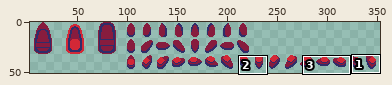
Pixel-art file, stored at src/assets/art/entities.aseprite. Above, an overview of the earlier version with the close-up marked.
Close-up. Before the commit:
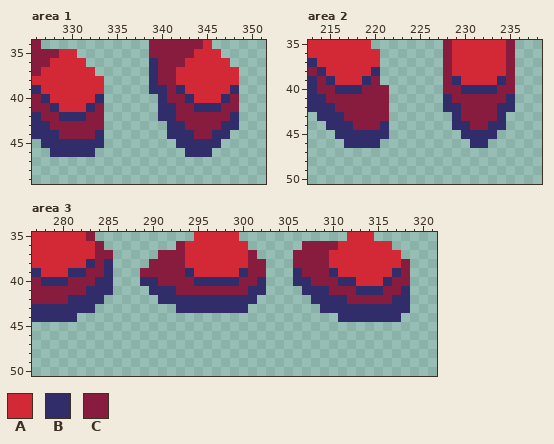
1280x720 pixels, 1 frame. Shown: area 1: x 326..351, y 34..49; area 2: x 213..238, y 35..50; area 3: x 277..321, y 35..50. The wide view leaves out empty margins. The commit also changed other parts of the picture, which this record leaves out.
Visible layers, top first: "packages", "boat".
Palette (. is transparent): A #d32836  B #302d6a  C #871c3e
Pixels before, area 1, first column x 326:
34 C............CCCCCCA...
35 CCCAA........CCCCCAAA..
36 CCAAAA.......BCCCAAAAA.
37 CAAAAAA......BCCAAAAAAA
38 AAAAAAAA.....BCCAAAAAAA
39 BAAAAAAA.....BBCBAAAAAB
40 CBAAAAAB......BCCBAAABC
41 CCBAAABC......BBCCBBBCC
42 BCCBBBCC......BBCCCCCCB
43 BBCCCCCC.......BBCCCCBB
44 BBBCCCCB.......BBBCCBB.
45 .BBBBBBB........BBBBB..
46 ..BBBBB..........BBB...
Pixels before, area 2, first column x 213:
35 AAAAAAA........CAAAAAAC
36 AAAAAAAA.......CAAAAAAC
37 BAAAAAAA.......CAAAAAAC
38 CBAAAAAB.......CAAAAAAC
39 BCBAAABC.......CBAAAABC
40 BCCBBBCCC......CCBBBBCC
41 BBCCCCCCC......BCCCCCCB
42 BBBCCCCCC......BBCCCCBB
43 .BBBCCCCC.......BCCCCB.
44 ..BBBCCCB.......BBCCBB.
45 ...BBBBBB........BBBB..
46 ....BBBB..........BB...
Pixels before, area 3, first column x 277:
35 AAAAAAC...........AAAAA............AAA....
36 AAAAAAAC........CAAAAAAA......CCCCAAAAAA..
37 AAAAAAACC.....CCCAAAAAAAC....CCCCAAAAAAAA.
38 AAAAAABCB....CCCCAAAAAAACC...CCCCAAAAAAAAC
39 BAAABBCCB...CCCCCBAAAAABCC...BCCCBAAAAAABC
40 CBBBCCCBB...BBCCCCBBBBBCCB...BBCCCBBAAABCC
41 CCCCCCBBB....BBBCCCCCCCCBB....BBBCCCBBBCCB
42 CCCCBBBB......BBBBBBBBBBB......BBBBCCCCCBB
43 BBBBBBB.........BBBBBBBB........BBBBBBBBBB
44 BBBBB.............................BBBBBBB.
Once edited:
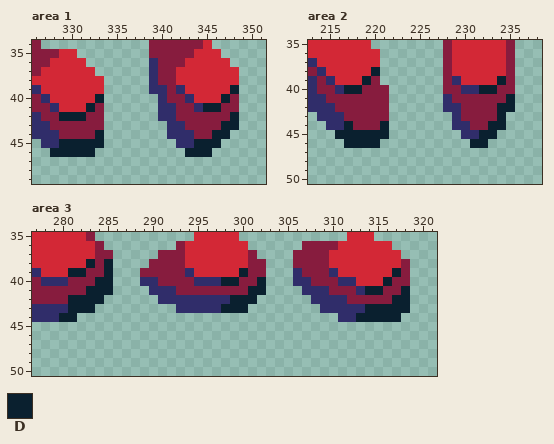
Colours new in this view: D #0a202f
What changed:
Area 1, layer "boat":
Colour D replaces colour B in row 39 at x 348; in row 40 at x 333 and 347; in row 41 at x 332 and 345 to 346; in row 42 at x 329 to 331 and 348; in row 43 at x 347 to 348; in row 44 at x 333 and 346 to 347.
Colour D replaces colour B in row 45 at x 329 to 333 and 344 to 346; in row 46 at x 328 to 332 and 343 to 345.
Area 2, layer "boat":
Colour D replaces colour B in row 38 at x 220; in row 39 at x 219 and 234; in row 40 at x 217 to 218 and 232 to 233; in row 41 at x 235; in row 42 at x 234 to 235; in row 43 at x 234.
Colour D replaces colour B in row 44 at x 217, 221 and 233 to 234; in row 45 at x 216 to 221 and 232 to 233; in row 46 at x 217 to 220 and 231 to 232.
Area 3, layer "boat":
Colour D replaces colour B in row 38 at x 283 and 285; in row 39 at x 281 to 282, 285, 300 and 317; in row 40 at x 284 to 285, 298 to 299, 302 and 316; in row 41 at x 283 to 285, 301 to 302, 314 to 315 and 318; in row 42 at x 281 to 284, 299 to 301 and 317 to 318; in row 43 at x 281 to 283, 298 to 300 and 314 to 318.
Colour D replaces colour B in row 44 at x 280 to 281 and 313 to 317.
Pixel boxes of the changes (left, top, right, bottom) in both close-ups:
changed: (185, 85, 239, 157)
changed: (50, 94, 104, 157)
changed: (344, 67, 380, 94)
changed: (470, 76, 515, 148)
changed: (335, 121, 389, 148)
changed: (59, 259, 113, 322)
changed: (221, 268, 266, 313)
changed: (356, 268, 410, 322)
